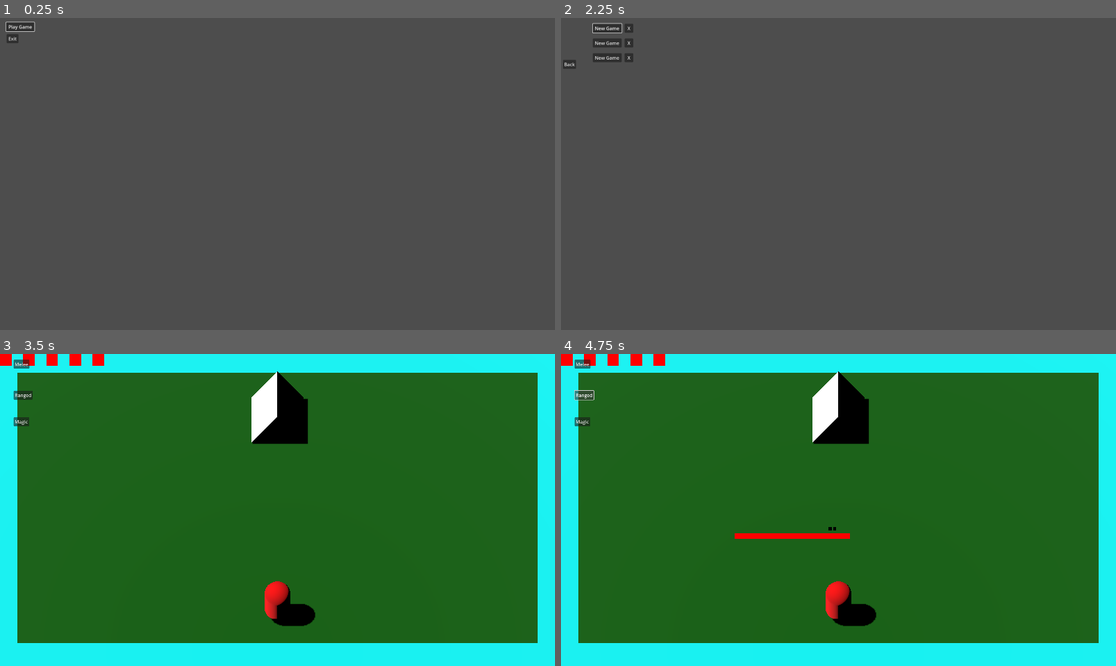
Above: before the commit, frames 1-4 (two rows, left to right).
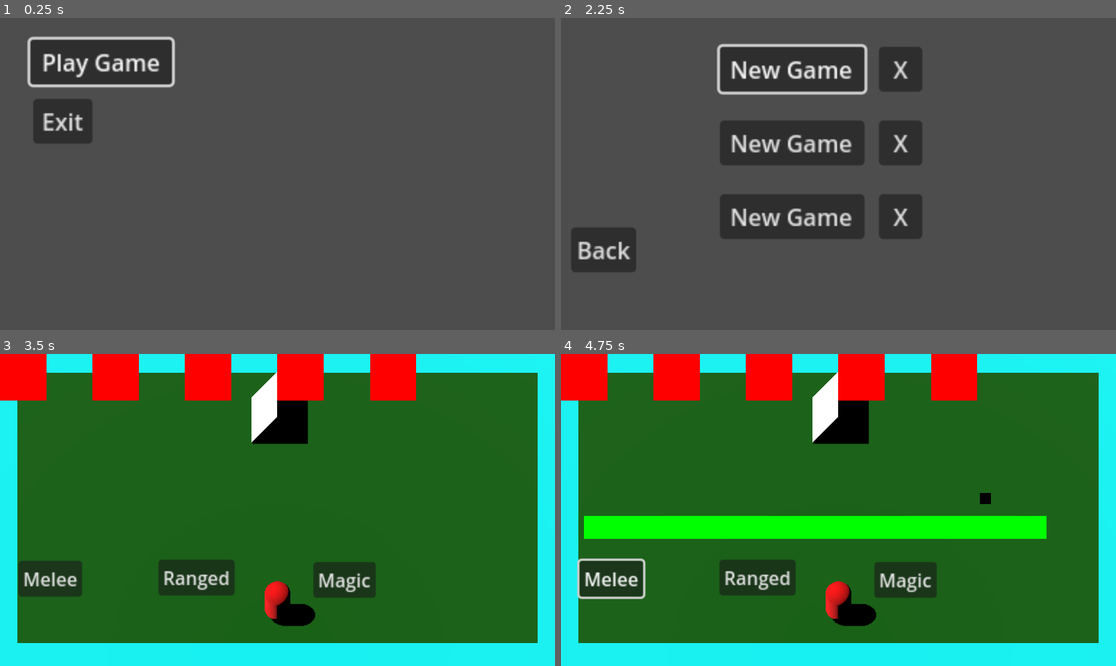
Above: after the commit, the same moments.

Repository: lucasfo/roulette-adventure-3d
Game: Godot game, scene res://extra_scenes/menu/menu.tscn
The game is run twice, just before and just after one commit, with the same random seed, the same clock (stepped at 60 frames per second) and the same inputs.
Inputs:
- Up to frame 1 (0.25 s): no input
- Up to frame 2 (2.25 s): click "Play Game" at 0.5 s; click "Back" at 1.25 s; click "Play Game" at 2 s
- Up to frame 3 (3.5 s): click "New Game" at 2.75 s
- Up to frame 4 (4.75 s): click "Melee" at 3.5 s; click "Ranged" at 4.25 s

The runs differ from the first frame. In frame 1, 5.6% of the frame differs, in the area x 1-32%, y 1-41%; in frame 2, 16%; in frame 3, 10%; in frame 4, 17%, in the area x 0-88%, y 0-79%.

Commit message:
Change UI scale
Signed-off-by: Lucas Fernandes de Oliveira <lfoliveira@inf.ufpr.br>

Diff:
--- a/game/extra_scenes/menu/menu.tscn
+++ b/game/extra_scenes/menu/menu.tscn
@@ -9,6 +9,7 @@
 anchor_bottom = 1.0
 grow_horizontal = 2
 grow_vertical = 2
+scale = Vector2(5, 5)
 script = ExtResource("1_pxiyb")
 
 [node name="Buttons" type="Control" parent="."]
--- a/game/extra_scenes/select_save/select_save.tscn
+++ b/game/extra_scenes/select_save/select_save.tscn
@@ -9,6 +9,7 @@
 anchor_bottom = 1.0
 grow_horizontal = 2
 grow_vertical = 2
+scale = Vector2(5, 5)
 script = ExtResource("1_amrty")
 save_file_paths = Array[String](["user://saves/save_0.tres", "user://saves/save_1.tres", "user://saves/save_2.tres"])
 
--- a/game/main/gui/dungeon_gui/dungeon_gui.gd
+++ b/game/main/gui/dungeon_gui/dungeon_gui.gd
@@ -31,7 +31,7 @@
 	var roullete: Roullete = self.roullete_scene.instantiate() as Roullete
 	roullete.spin_finished.connect(_on_roullete_spin_finished)
 	self.add_child(roullete)
-	roullete.position = Vector2(600, 600) #FIXME
+	roullete.position = Vector2(20, 120) #FIXME
 	roullete.set_data(data)
 	roullete.spin()
 
--- a/game/main/gui/dungeon_gui/dungeon_gui.tscn
+++ b/game/main/gui/dungeon_gui/dungeon_gui.tscn
@@ -15,26 +15,26 @@
 
 [node name="Melee" type="Button" parent="."]
 layout_mode = 0
-offset_left = 47.0
-offset_top = 20.0
-offset_right = 102.0
-offset_bottom = 51.0
+offset_left = 16.0
+offset_top = 179.0
+offset_right = 71.0
+offset_bottom = 210.0
 text = "Melee"
 
 [node name="Ranged" type="Button" parent="."]
 layout_mode = 0
-offset_left = 47.0
-offset_top = 127.0
-offset_right = 113.0
-offset_bottom = 158.0
+offset_left = 137.0
+offset_top = 178.0
+offset_right = 203.0
+offset_bottom = 209.0
 text = "Ranged"
 
 [node name="Magic" type="Button" parent="."]
 layout_mode = 0
-offset_left = 47.0
-offset_top = 219.0
-offset_right = 101.0
-offset_bottom = 250.0
+offset_left = 271.0
+offset_top = 180.0
+offset_right = 325.0
+offset_bottom = 211.0
 text = "Magic"
 
 [connection signal="pressed" from="Melee" to="." method="_on_melee_pressed"]
--- a/game/main/gui/gui.tscn
+++ b/game/main/gui/gui.tscn
@@ -11,6 +11,7 @@
 anchor_bottom = 1.0
 grow_horizontal = 2
 grow_vertical = 2
+scale = Vector2(4, 4)
 script = ExtResource("1_dlwpw")
 
 [node name="HealthBar" parent="." instance=ExtResource("2_jyimb")]
